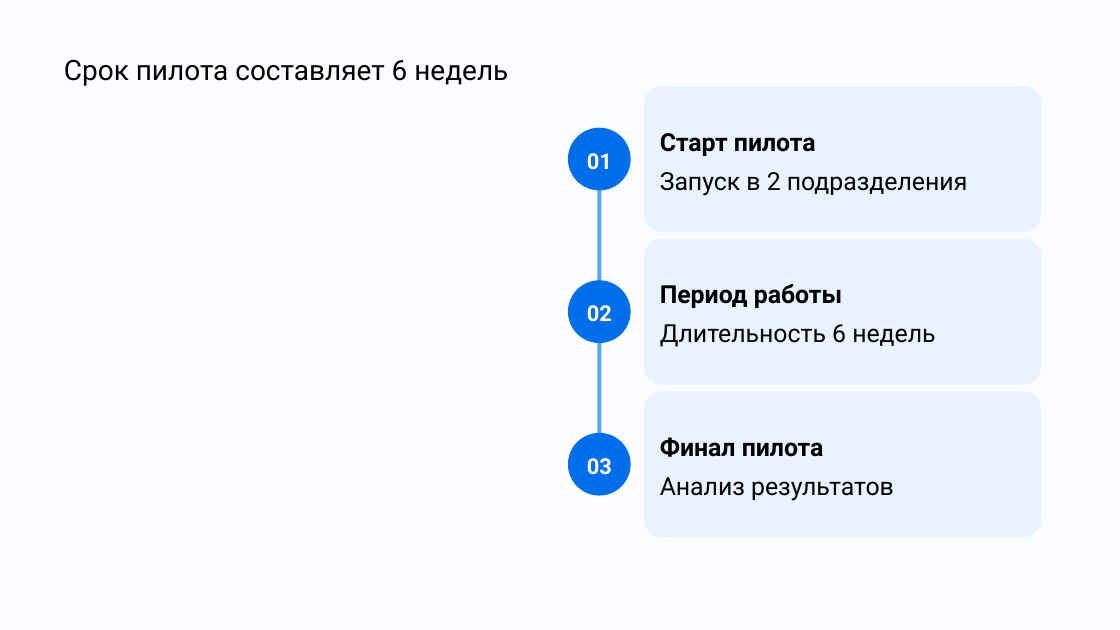
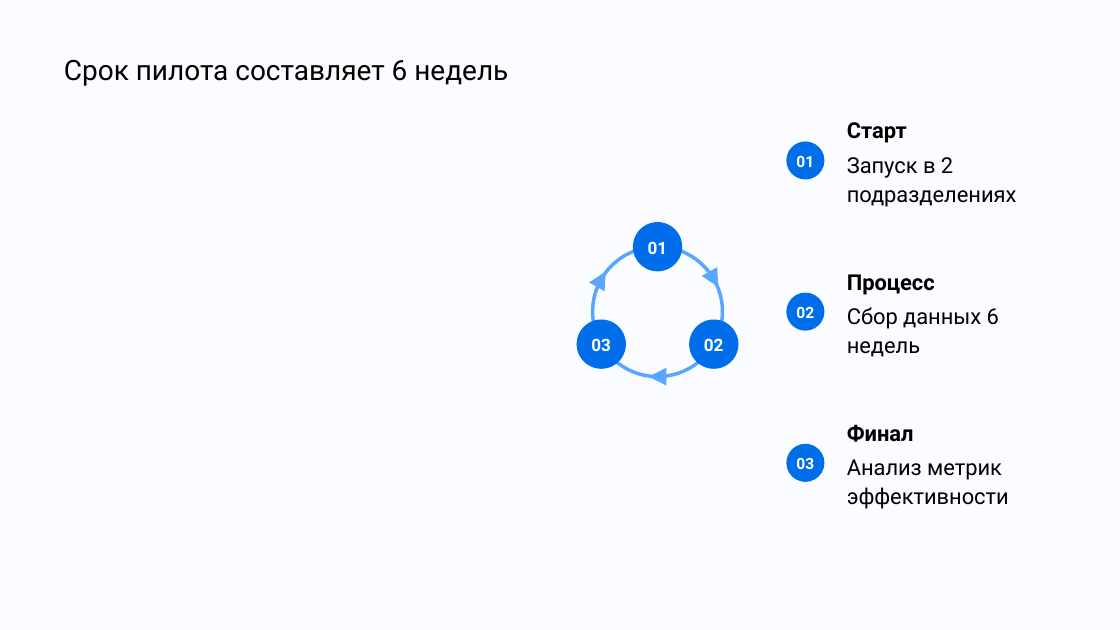
Before and after one commit to temurysega/lct_vk, a slide deck: slide 9 of deliverables/vk-tech-balanced.pptx (slide 10 before the commit). Drawn at 1120x630 pixels with LibreOffice and Linux fonts; fonts in the diff are those of the drawing; background and template pictures are left out. Boxes give left, top, right and bottom in pixels: in the first picture for what was removed or moved away, otherwise in the second. Text is boxed around its words. In the diff, an @@ line names an element or a change of style, - is before the commit and + after.

```diff
--- a/deliverables/vk-tech-balanced.pptx
+++ b/deliverables/vk-tech-balanced.pptx
@@ text at (x1=847, y1=122, x2=1017, y2=207): text changed; size 16 to 14.1 pt @@
-Старт пилота
-Запуск в 2 подразделения
+Старт
+Запуск в 2 подразделениях
@@ ellipse "01" resized from (x1=568, y1=128, x2=631, y2=190) to (x1=633, y1=222, x2=682, y2=271) @@
@@ text at (x1=847, y1=274, x2=999, y2=357): text changed; size 16 to 14.1 pt @@
-Период работы
-Длительность 6 недель
+Процесс
+Сбор данных 6 недель
@@ size 14.1 to 11 pt in 3 elements at (x1=689, y1=319, x2=738, y2=368), (x1=633, y1=222, x2=682, y2=271), (x1=577, y1=319, x2=626, y2=368) @@
@@ ellipse "03" resized from (x1=568, y1=433, x2=631, y2=496) to (x1=577, y1=319, x2=626, y2=368) @@
@@ ellipse "02" resized from (x1=568, y1=280, x2=631, y2=343) to (x1=689, y1=319, x2=738, y2=368) @@
@@ group removed at (x1=597, y1=86, x2=1040, y2=536): 3 rounded rectangles, 1 rectangle @@
@@ group added at (x1=589, y1=141, x2=824, y2=482): 4 ellipses, 3 triangles @@
+01
+02
+03
@@ text at (x1=847, y1=424, x2=1009, y2=509): text changed; size 16 to 14.1 pt @@
-Финал пилота
-Анализ результатов
+Финал
+Анализ метрик эффективности
```
Also in this commit, not shown: 6 other slides changed, 5 slides added, 5 slides removed, 39 other files.
